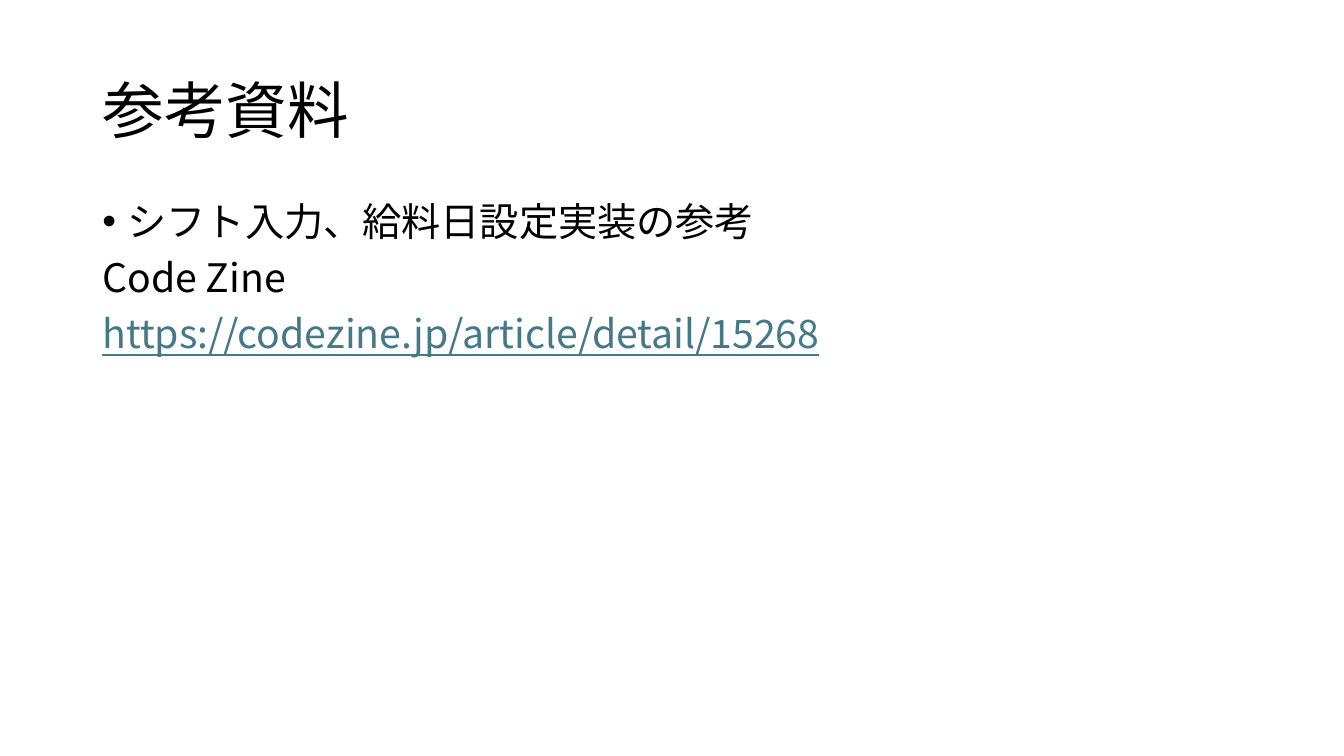
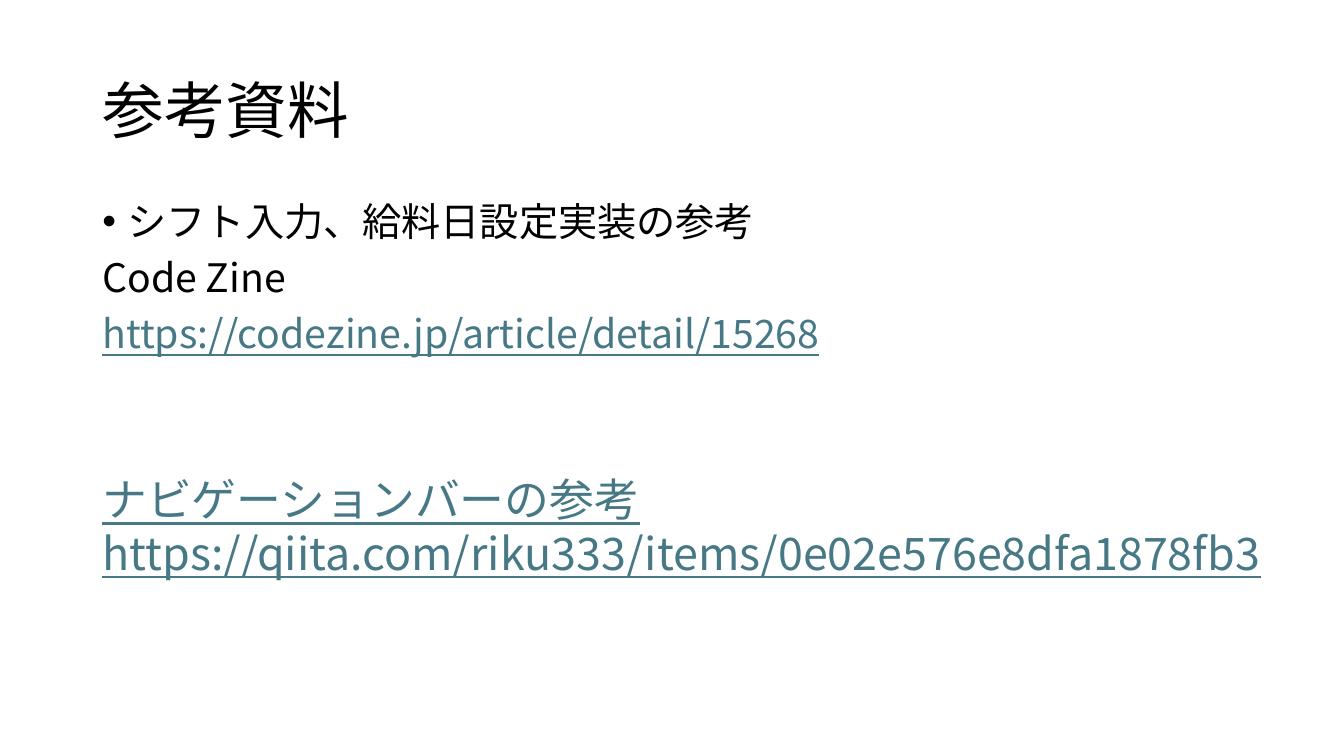
Before and after one commit to KotaWata223/flutter_application, a slide deck: slide 6 of シフマネ_渡辺晃大朗.pptx. Drawn at 1344x756 pixels with LibreOffice and Linux fonts; fonts in the diff are those of the drawing. Boxes give left, top, right and bottom in pixels: in the first picture for what was removed or moved away, otherwise in the second. Text is boxed around its words. In the diff, an @@ line names an element or a change of style, - is before the commit and + after.

Commit message:
ページ下部にナビゲーションバーを設置

```diff
--- a/シフマネ_渡辺晃大朗.pptx
+++ b/シフマネ_渡辺晃大朗.pptx
@@ text added at box(102, 478, 1260, 581), 32 pt, text #467886, underline @@
+ナビゲーションバーの参考
+https://qiita.com/riku333/items/0e02e576e8dfa1878fb3
```
Also in this commit, not shown: 1 other slide changed, 5 other files.
